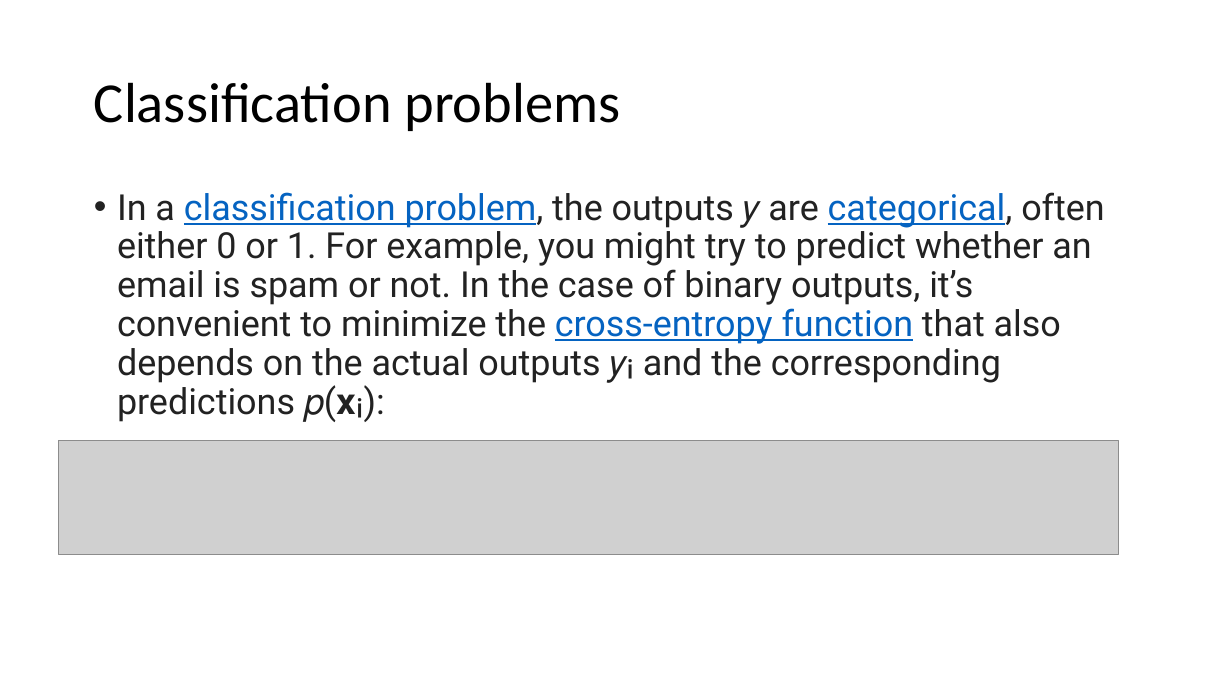
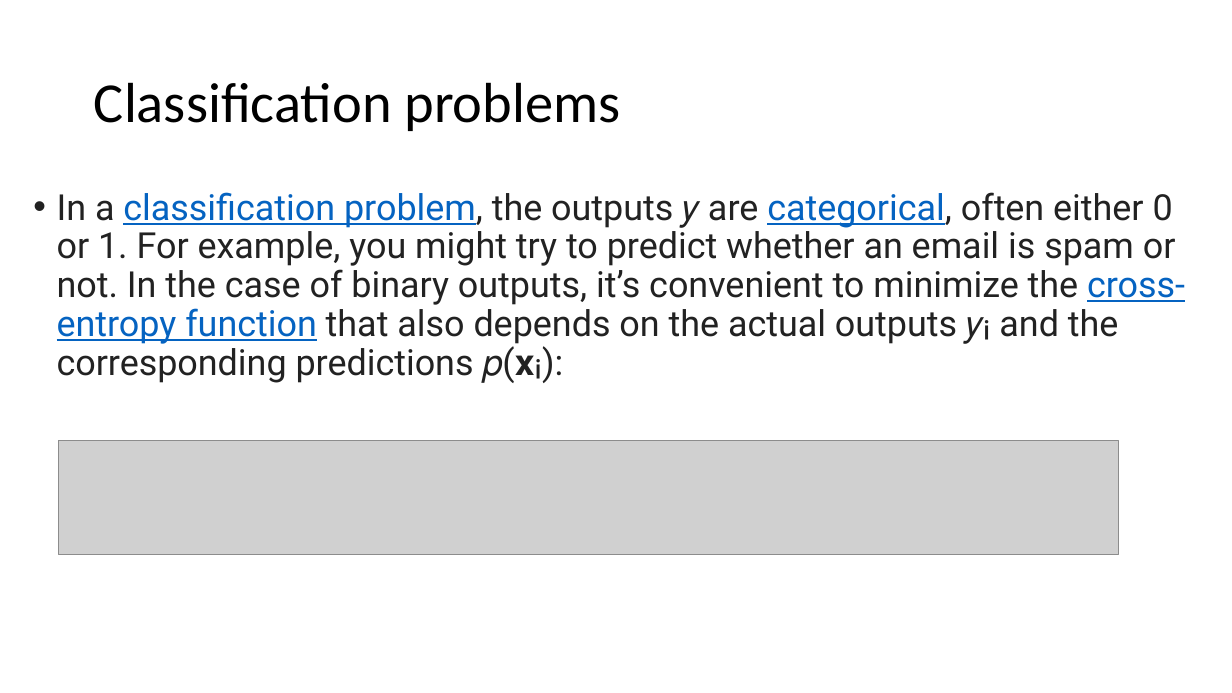
Before and after one commit to motazsaad/Math-Statistics-DataScience, a slide deck: slide 7 of slides/Stochastic Gradient Descent Algorithm.pptx. Drawn at 1232x693 pixels with LibreOffice and Linux fonts; fonts in the diff are those of the drawing; grey boxes stand for pictures. Boxes give left, top, right and bottom in pixels: in the first picture for what was removed or moved away, otherwise in the second. Text is boxed around its words. In the diff, an @@ line names an element or a change of style, - is before the commit and + after.

```diff
--- a/slides/Stochastic Gradient Descent Algorithm.pptx
+++ b/slides/Stochastic Gradient Descent Algorithm.pptx
@@ text "In a classification problem, the ..." rewrapped from [117, 192, 1105, 422] to [57, 192, 1185, 383] @@
```
Also in this commit, not shown: 7 other slides changed, 28 slides added, 1 other file.
